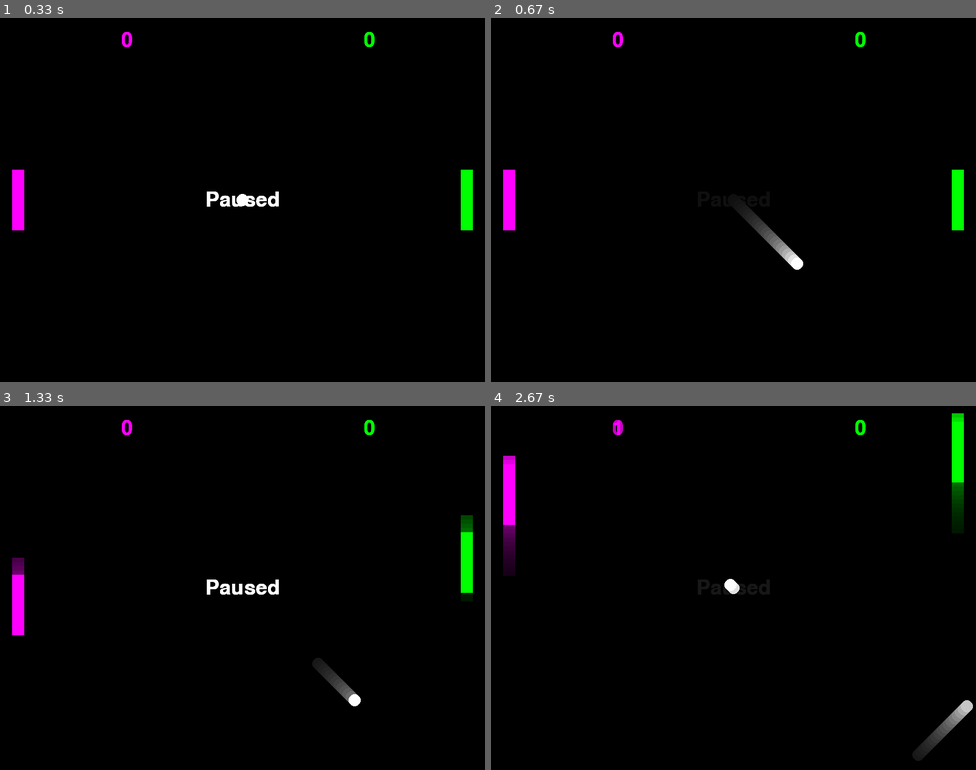
Above: before the commit, frames 1-4 (two rows, left to right).
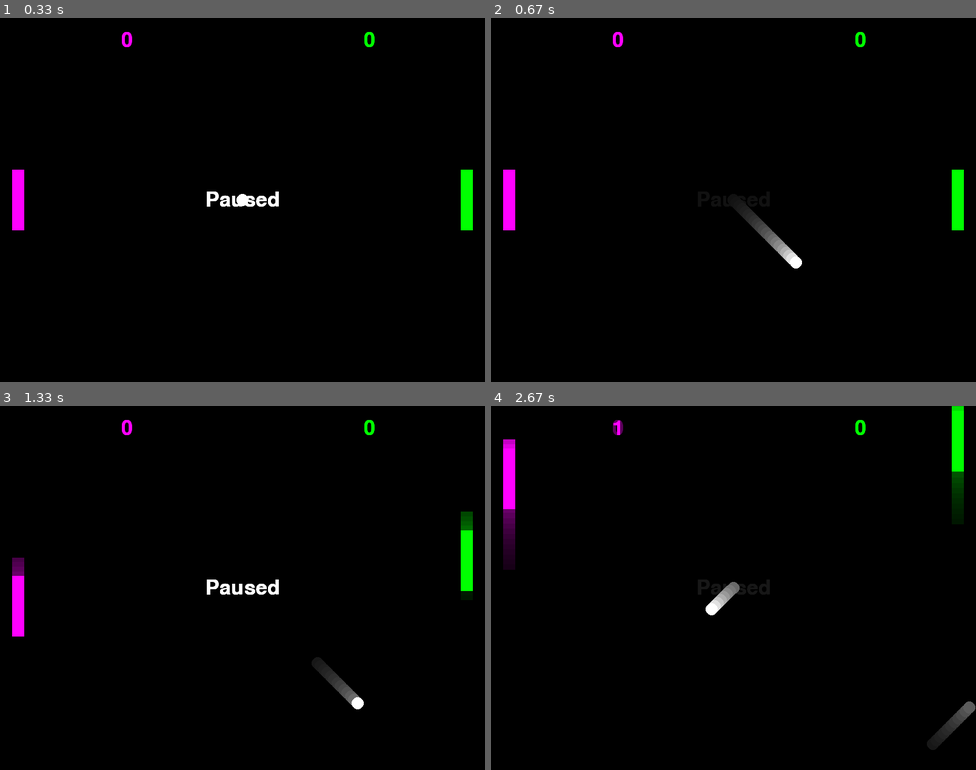
Above: after the commit, the same moments.

Repository: donraccoon/python-game
Game: pygame game, started from pong.py
Two runs of this game, one before a commit and one after it. Both use one fixed random seed, a clock stepped at 60 frames per second and the inputs below.
Inputs:
- Up to frame 1 (0.33 s): no input
- Up to frame 2 (0.67 s): tap Space at 0.33 s
- Up to frame 3 (1.33 s): hold Up 0.67-1.13 s; tap Space at 0.73, 1.03, 1.23 s; hold Down from 1.17 s (still down); hold S from 1.17 s (still down)
- Up to frame 4 (2.67 s): release Down at 1.47 s; release S at 1.47 s; hold Up 1.5-1.87 s; hold W 1.5-1.87 s; tap Space at 1.57, 1.97, 2.37 s; hold Down 1.9-2.27 s; hold S 1.9-2.27 s; hold Up 2.3-2.6 s; hold W 2.3-2.6 s; hold Down from 2.63 s (still down); hold S from 2.63 s (still down)

Frame 1 is identical in both runs. In frame 2, less than 0.1% of the frame differs, in the area x 56-65%, y 58-70%; in frame 3, 0.1%; in frame 4, 1.5%, in the area x 2-100%, y 0-97%.

Commit message:
Update pong.py
made the speed of the ball and paddles grow til someone scores then the speed resets

Diff:
--- a/pong.py
+++ b/pong.py
@@ -86,7 +86,7 @@
 
 # Main game loop
 def main():
-    global player1_y, player2_y, ball_x, ball_y, ball_speed_x, ball_speed_y, score_player1, score_player2, paused, fps
+    global player1_y, player2_y, ball_x, ball_y, ball_speed_x, ball_speed_y, score_player1, score_player2, paused, fps, paddle_speed
 
     running = True
 
@@ -118,9 +118,12 @@
             if keys[pygame.K_DOWN] and player2_y < screen_height - paddle_height:
                 player2_y += paddle_speed
 
-            if fps <= 200:
-                fps += 0.001
-                print(fps)
+            ball_speed_x = ball_speed_x + ball_speed_x*3/1000
+            ball_speed_y = ball_speed_y + ball_speed_y*3/1000
+            paddle_speed = paddle_speed + paddle_speed*3/1010
+
+            print("ball x: ",ball_speed_x)
+            print("ball y: ",ball_speed_y)
 
 
             # Move the ball
@@ -143,15 +146,21 @@
             score_player2 += 1
             ball_x = screen_width // 2
             ball_y = screen_height // 2
+            ball_speed_x = 5
+            ball_speed_y = 5
             ball_speed_x *= -1
-            fps == 30
+            paddle_speed = 7
+
 
         if ball_x + ball_radius >= screen_width:  # Player 1 scores
             score_player1 += 1
             ball_x = screen_width // 2
             ball_y = screen_height // 2
+            ball_speed_x = 5
+            ball_speed_y = 5
             ball_speed_x *= -1
-            fps == 30
+            paddle_speed = 7
+
 
         draw()
 
